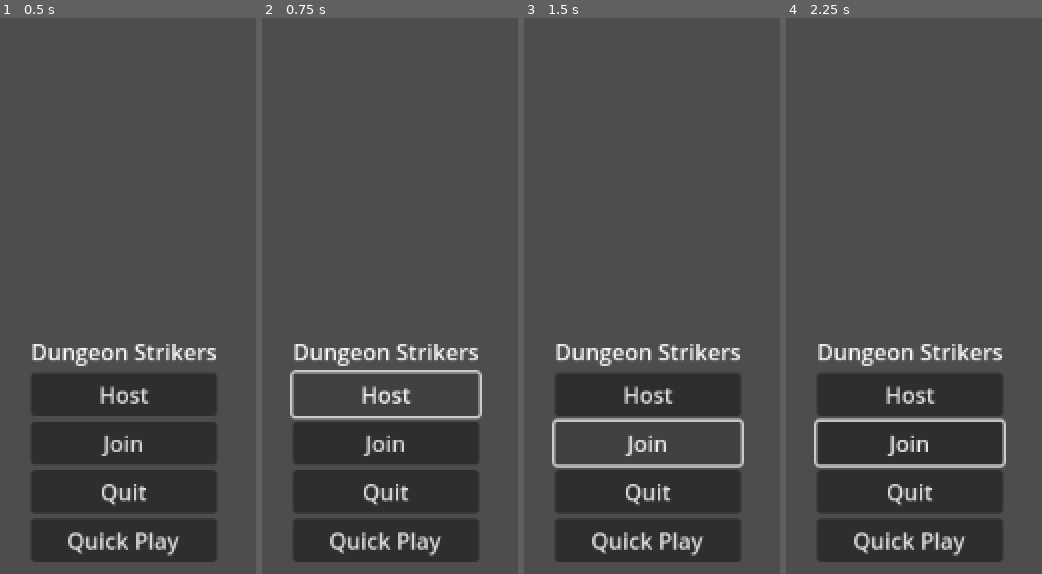
Above: before the commit, frames 1-4 (left to right).
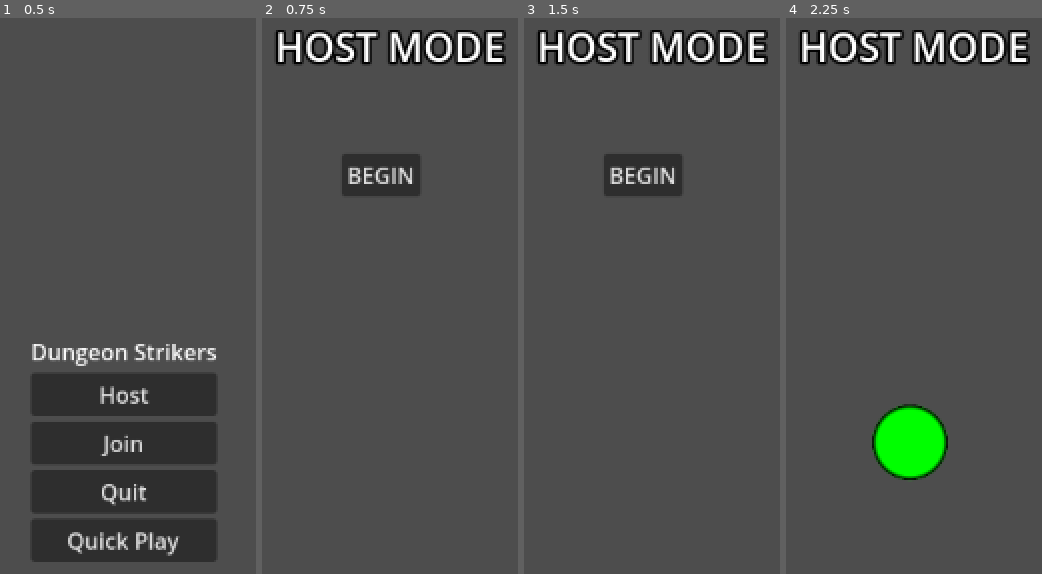
Above: after the commit, the same moments.

Repository: Tohzt/Dungeon-Strikers-2D
Game: Godot game, scene res://Main Menu/Main Menu.tscn
The game is run twice, just before and just after one commit, with the same random seed, the same clock (stepped at 60 frames per second) and the same inputs.
Inputs (mouse positions are in pixels of both pictures, inside the frame that each line leads up to):
- Up to frame 1 (0.5 s): no input
- Up to frame 2 (0.75 s): click "Host" at 0.5 s
- Up to frame 3 (1.5 s): click (646, 440) at 1.25 s, where only the run before the commit has a clickable "Join"
- Up to frame 4 (2.25 s): click (906, 173) at 2 s, where only the run after the commit has a clickable "BEGIN"

Frame 1 is identical in both runs. In frame 2, 25% of the frame differs, in the area x 5-96%, y 2-98%; in frame 3, 24%; in frame 4, 28%.

Commit message:
WIPL: Connection working, spawn location... not so much

Diff:
--- a/Game/game.gd
+++ b/Game/game.gd
@@ -1,6 +1,7 @@
-extends Node2D
+class_name GameClass extends Node2D
 
 @onready var Player: PlayerClass
+@onready var Spawn_Points: Node = $"Spawn Points"
 
 
 func _process(delta: float) -> void:
--- a/Main Menu/main_menu.gd
+++ b/Main Menu/main_menu.gd
@@ -2,28 +2,11 @@
 
 const PLAYER: PackedScene = preload("res://Player/player.tscn")
 
+func _on_host_pressed() -> void: Server.Create()
 
-func _on_host_pressed() -> void:
-	# Use the Multiplayer autoload to handle hosting
-	if has_node("/root/Multiplayer"):
-		var multiplayer_node: Node = get_node("/root/Multiplayer")
-		multiplayer_node.create_server()
-	else:
-		print("Error: Multiplayer autoload not found")
+func _on_join_pressed() -> void: Server.Join()
 
-
-func _on_join_pressed() -> void:
-	# Use the Multiplayer autoload to handle joining
-	if has_node("/root/Multiplayer"):
-		var multiplayer_node: Node = get_node("/root/Multiplayer")
-		multiplayer_node.join_server()
-	else:
-		print("Error: Multiplayer autoload not found")
-
-
-func _on_quit_pressed() -> void:
-	get_tree().quit()
-
+func _on_quit_pressed() -> void: get_tree().quit()
 
 func _on_quick_play_pressed() -> void:
 	get_tree().change_scene_to_file(Global.GAME)
--- a/Player/player.gd
+++ b/Player/player.gd
@@ -4,6 +4,7 @@
 
 # Movement constants
 const SPEED: float = 300.0  # Player movement speed
+var spawn_pos: Vector2
 
 # Attack properties
 const ATTACK: PackedScene = preload("res://Player/Attack/player_attack.tscn")
@@ -24,14 +25,9 @@
 		set_multiplayer_authority(int(str(name)))
 
 func _ready() -> void:
-	var _spawn_id: int = 1 if multiplayer.is_server() else 2
+	global_position = spawn_pos
 	if multiplayer.get_unique_id() != int(str(name)):
 		modulate = Color.RED
-		_spawn_id = 1 if _spawn_id == 2 else 2
-	var _spawn_point: String = "Spawn Points/P%s Spawn" % _spawn_id
-	var current_scene: Node = get_tree().current_scene
-	var _spwner: Node = current_scene.get_node(_spawn_point)
-	global_position = _spwner.global_position
 
 func _input(event: InputEvent) -> void:
 	if !is_multiplayer_authority(): return
--- /dev/null
+++ b/_Multiplayer/Server.gd
@@ -0,0 +1,15 @@
+extends Node
+
+# Configuration
+const IP_ADDRESS: String = "localhost"
+const PORT: int = 25565
+const MAX_CLIENTS: int = 4
+
+func Create() -> void: $Connect.Host(IP_ADDRESS, PORT, MAX_CLIENTS)
+
+func Join() -> void: $Connect.Client(IP_ADDRESS, PORT)
+
+func client_connected(peer_id: int) -> void: $Spawn.Player(peer_id)
+
+func client_disconnected(peer_id: int) -> void:
+	print("Peer %s Disonnected!" % peer_id)
--- /dev/null
+++ b/_Multiplayer/Server.tscn
@@ -0,0 +1,14 @@
+[gd_scene load_steps=4 format=3 uid="uid://dd6qdpcrpg525"]
+
+[ext_resource type="Script" uid="uid://oabjtq1xki1m" path="res://_Multiplayer/Server.gd" id="1_45wwx"]
+[ext_resource type="Script" uid="uid://b260chdnllf5n" path="res://_Multiplayer/server_spawn.gd" id="2_ec83c"]
+[ext_resource type="Script" uid="uid://tju6u6m1urlr" path="res://_Multiplayer/server_connect.gd" id="3_ec83c"]
+
+[node name="Server" type="Node"]
+script = ExtResource("1_45wwx")
+
+[node name="Spawn" type="Node" parent="."]
+script = ExtResource("2_ec83c")
+
+[node name="Connect" type="Node" parent="."]
+script = ExtResource("3_ec83c")
--- /dev/null
+++ b/_Multiplayer/server_connect.gd
@@ -0,0 +1,40 @@
+extends Node
+
+var peer: ENetMultiplayerPeer = ENetMultiplayerPeer.new()
+
+func Host(IP_ADDRESS: String, PORT: int, MAX_CLIENTS: int) -> void:
+	_establish_host(IP_ADDRESS, PORT, MAX_CLIENTS)
+	_go_to_game(Global.GAME, false)
+
+func _establish_host(_IP_ADDRESS: String, PORT: int, MAX_CLIENTS: int) -> void:
+	print("Host connecting to server...")
+	var error: Error = peer.create_server(PORT, MAX_CLIENTS)
+	if error != OK:
+		print_debug("Host cannot host: " + str(error))
+		return
+
+	multiplayer.multiplayer_peer = peer
+	multiplayer.peer_connected.connect(Server.client_connected)
+	multiplayer.peer_disconnected.connect(Server.client_disconnected)
+
+
+# Client Code
+func Client(IP_ADDRESS: String, PORT: int) -> void:
+	_establish_client(IP_ADDRESS, PORT)
+	_go_to_game(Global.GAME, true)
+
+func _establish_client(IP_ADDRESS: String, PORT: int) -> void:
+	print("Client connecting to server...")
+	var error: Error = peer.create_client(IP_ADDRESS, PORT)
+	if error != OK:
+		print("Client cannot connect: " + str(error))
+		return
+
+	multiplayer.multiplayer_peer = peer
+	# Setup client-side events
+	#multiplayer.connected_to_server.connect(_on_connected_to_server)
+	#multiplayer.connection_failed.connect(_on_connection_failed)
+	#multiplayer.server_disconnected.connect(_on_server_disconnected)
+
+func _go_to_game(scene: String, is_client: bool = false) -> void:
+	get_tree().change_scene_to_file(scene)
--- /dev/null
+++ b/_Multiplayer/server_spawn.gd
@@ -0,0 +1,31 @@
+extends Node
+
+var Connected_Peers: Array[int]
+
+func Player(peer_id: int) -> void:
+	# Get the Game scene
+	var root: Window = get_tree().root
+	var Game: GameClass = get_tree().current_scene
+	if !Game: Game = root.get_child(root.get_child_count() - 1)
+
+	if Game:
+		var _player: PlayerClass = Global.PLAYER.instantiate()
+		var _spawn_pos: Node = Game.Spawn_Points.get_child(Connected_Peers.size())
+		printt("Player Pos: ", _spawn_pos.global_position)
+		_player.name = str(peer_id)
+		_player.spawn_pos = _spawn_pos.global_position
+		Game.get_node("Entities").add_child(_player)
+		Connected_Peers.append(peer_id)
+		print("Peer %s Connected!" % peer_id)
+
+	else:
+		print_debug("ERROR: Could not find current scene")
+		# Disconnect the player
+		if multiplayer.multiplayer_peer:
+			multiplayer.multiplayer_peer = null
+			print_debug("Player disconnected due to scene loading failure")
+
+		# Return to the main menu
+		var error: Error = get_tree().change_scene_to_file(Global.MAIN)
+		if error != OK:
+			print_debug("Error changing to main menu scene: ", error)
--- a/multiplayer.gd
+++ /dev/null
@@ -1,96 +0,0 @@
-extends Node
-
-const SERVER_IP: String = "localhost"
-const SERVER_PORT: int = 25565
-# Configuration
-const MAX_CLIENTS: int = 4
-
-# Server creation function
-func create_server() -> void:
-	print("Host connecting to server...")
-	var peer: ENetMultiplayerPeer = ENetMultiplayerPeer.new()
-	var error: Error = peer.create_server(SERVER_PORT, MAX_CLIENTS)
-	if error != OK:
-		print_debug("Host cannot host: " + str(error))
-		return
-
-	multiplayer.multiplayer_peer = peer
-	multiplayer.peer_connected.connect(_add_player)
-	multiplayer.peer_disconnected.connect(_on_peer_disconnected)
-
-	#TODO: Get Player spawn information
-	_go_to_scene(Global.GAME)
-
-# Client connection function
-func join_server() -> void:
-	print("Client connecting to server...")
-	var peer: ENetMultiplayerPeer = ENetMultiplayerPeer.new()
-	var error: Error = peer.create_client(SERVER_IP, SERVER_PORT)
-	if error != OK:
-		print("Client cannot connect: " + str(error))
-		return
-
-	multiplayer.multiplayer_peer = peer
-	# Setup client-side events
-	#multiplayer.connected_to_server.connect(_on_connected_to_server)
-	#multiplayer.connection_failed.connect(_on_connection_failed)
-	#multiplayer.server_disconnected.connect(_on_server_disconnected)
-
-	#TODO: Get Player spawn information
-	#_go_to_scene(Global.GAME)
-	get_tree().change_scene_to_file(Global.GAME)
-
-#func _on_peer_connected(peer_id):
-	#print("Peer %s Connected!" % peer_id)
-	#_spawn_player(peer_id)
-
-func _on_peer_disconnected(peer_id: int) -> void:
-	print("Peer %s Disonnected!" % peer_id)
-
-func _go_to_scene(scene: String) -> void:
-	# Change the scene
-	var error: Error = get_tree().change_scene_to_file(scene)
-	if error != OK:
-		print("Error changing scene: ", error)
-		return
-
-	# Instead of awaiting frames, connect to the ready signal
-	# of the scene tree to detect when everything is loaded
-	get_tree().node_added.connect(_on_node_added_during_transition, CONNECT_ONE_SHOT)
-
-# This will be called when the main scene node is added to the tree
-func _on_node_added_during_transition(node: Node) -> void:
-	# Check if this is the main scene node (top level)
-	if node.get_parent() == get_tree().root:
-		# Disconnect to prevent further triggers
-		if get_tree().node_added.is_connected(_on_node_added_during_transition):
-			get_tree().node_added.disconnect(_on_node_added_during_transition)
-
-		# Call in deferred mode to ensure the scene is completely ready
-		call_deferred("_add_player", multiplayer.get_unique_id())
-
-func _add_player(peer_id: int) -> void:
-	print("Spawning %s in scene:" % peer_id)
-	var root: Window = get_tree().root
-
-	# Get the current scene node - last child of root
-	var current_scene: Node = get_tree().current_scene
-	if not current_scene:
-		current_scene = root.get_child(root.get_child_count() - 1)
-
-	if current_scene:
-		var _player: PlayerClass = Global.PLAYER.instantiate()
-		_player.name = str(peer_id)
-
-		current_scene.get_node("Entities").add_child(_player)
-	else:
-		print_debug("ERROR: Could not find current scene")
-		# Disconnect the player
-		if multiplayer.multiplayer_peer:
-			multiplayer.multiplayer_peer = null
-			print_debug("Player disconnected due to scene loading failure")
-
-		# Return to the main menu
-		var error: Error = get_tree().change_scene_to_file(Global.MAIN)
-		if error != OK:
-			print_debug("Error changing to main menu scene: ", error)
--- a/project.godot
+++ b/project.godot
@@ -18,12 +18,11 @@
 [autoload]
 
 Global="*res://global.gd"
-Multiplayer="*res://multiplayer.gd"
+Server="*res://_Multiplayer/Server.tscn"
 
 [debug]
 
 gdscript/warnings/untyped_declaration=1
-gdscript/warnings/inferred_declaration=1
 
 [display]
 
Renamed: multiplayer.gd.uid -> _Multiplayer/Server.gd.uid
Not shown, added: _Multiplayer/server_connect.gd.uid
Not shown, added: _Multiplayer/server_spawn.gd.uid
Not shown, added: _Multiplayer/Server.tscn13383558114.tmp
